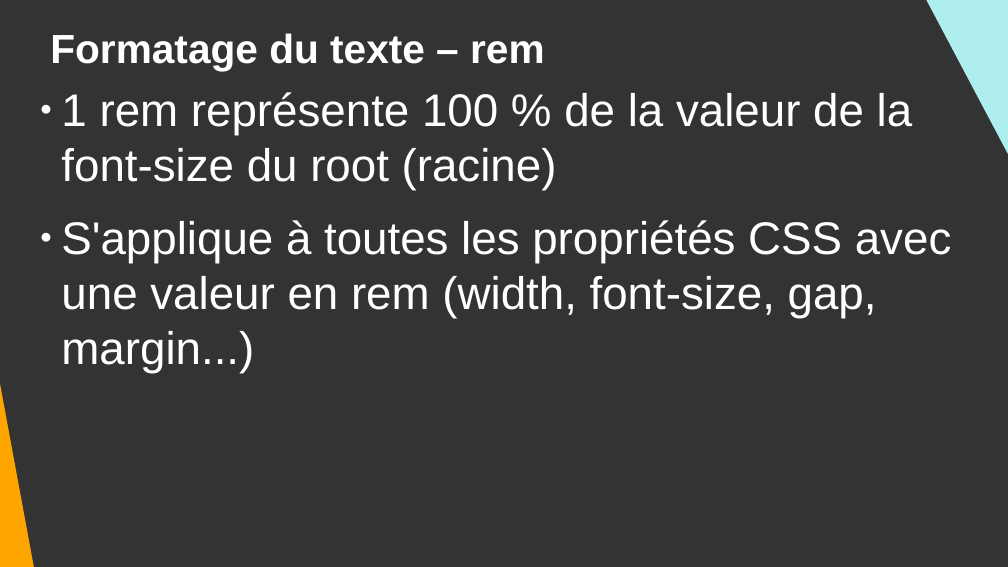
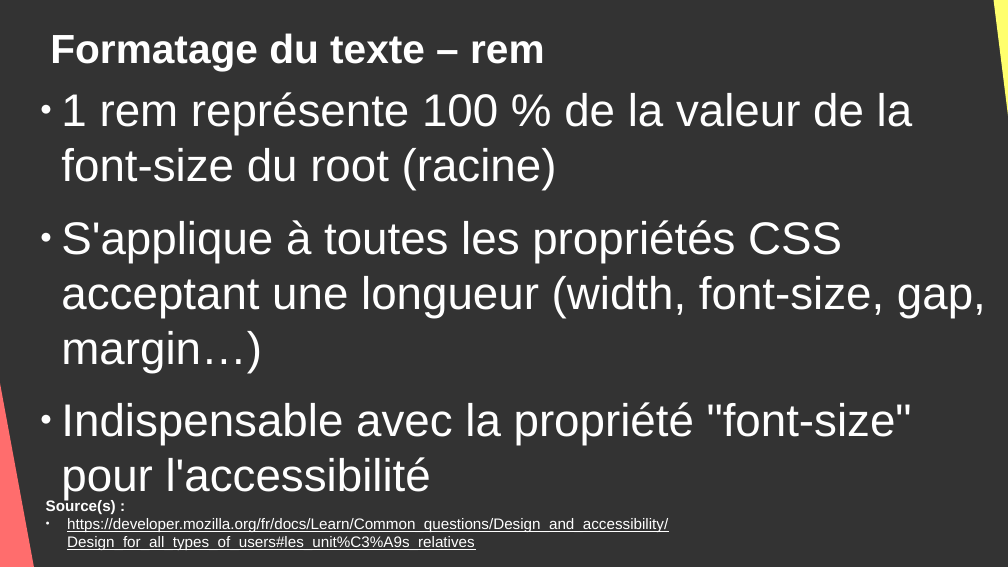
Before and after one commit to DanYellow/cours, a slide deck: slide 28 of integration-web-s1/travaux-pratiques/numero-4/presentation.odp (slide 23 before the commit). Drawn at 1008x567 pixels with LibreOffice and Linux fonts; fonts in the diff are those of the drawing. Boxes give left, top, right and bottom in pixels: in the first picture for what was removed or moved away, otherwise in the second. Text is boxed around its words. In the diff, an @@ line names an element or a change of style, - is before the commit and + after.

```diff
--- a/integration-web-s1/travaux-pratiques/numero-4/presentation.odp
+++ b/integration-web-s1/travaux-pratiques/numero-4/presentation.odp
@@ right triangle: place and size @@
-right triangle at [915,0,1008,271]
+right triangle at [987,0,1008,231]
@@ right triangle at [987,0,1008,231]: fill #AFEEEE to #FFFF6D @@
@@ right triangle at [0,86,37,567]: fill #FFA500 to #FF6D6D @@
@@ subtitle at [61,220,986,492]: text changed @@
-● S'applique à toutes les propriétés CSS avec une valeur en rem (width, font-size, gap, margin...)
+● S'applique à toutes les propriétés CSS acceptant une longueur (width, font-size, gap, margin…)
+● Indispensable avec la propriété "font-size" pour l'accessibilité
@@ text added at [46,498,668,550], 12 pt, text #FFFFFF, underline @@
+Source(s) :
+● https://developer.mozilla.org/fr/docs/Learn/Common_questions/Design_and_accessibility/Design_for_all_types_of_users#les_unit%C3%A9s_relatives
```
Also in this commit, not shown: 20 other slides changed, 7 slides added, 3 other files.
